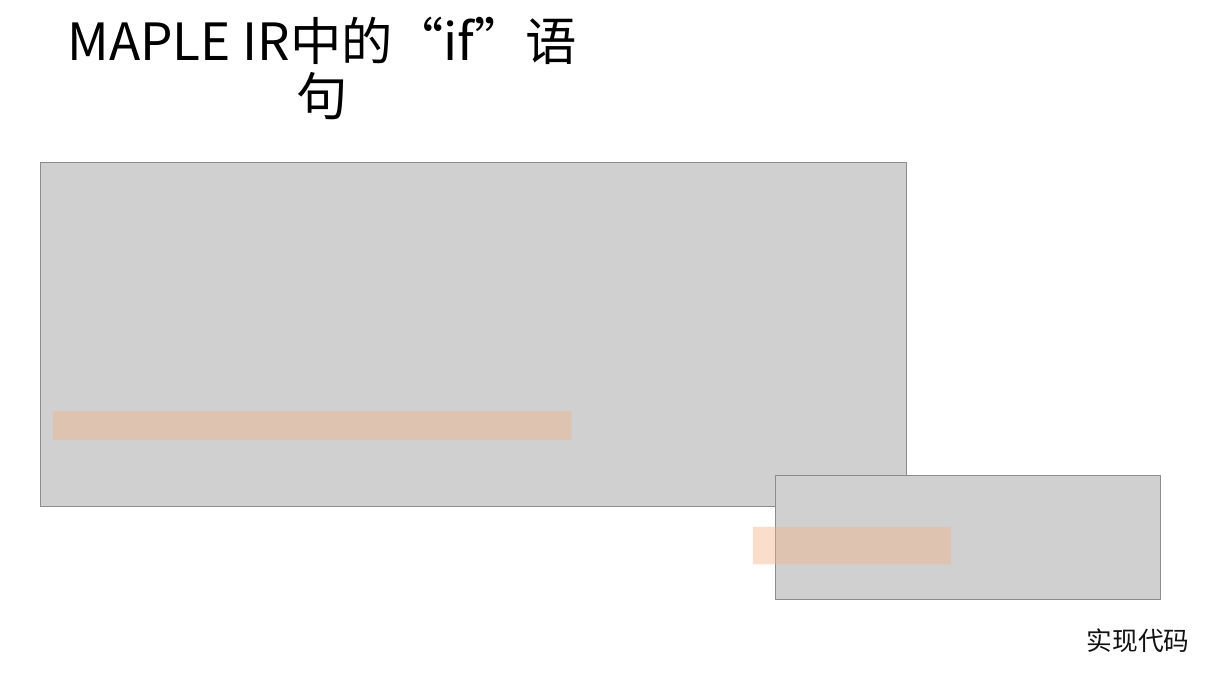
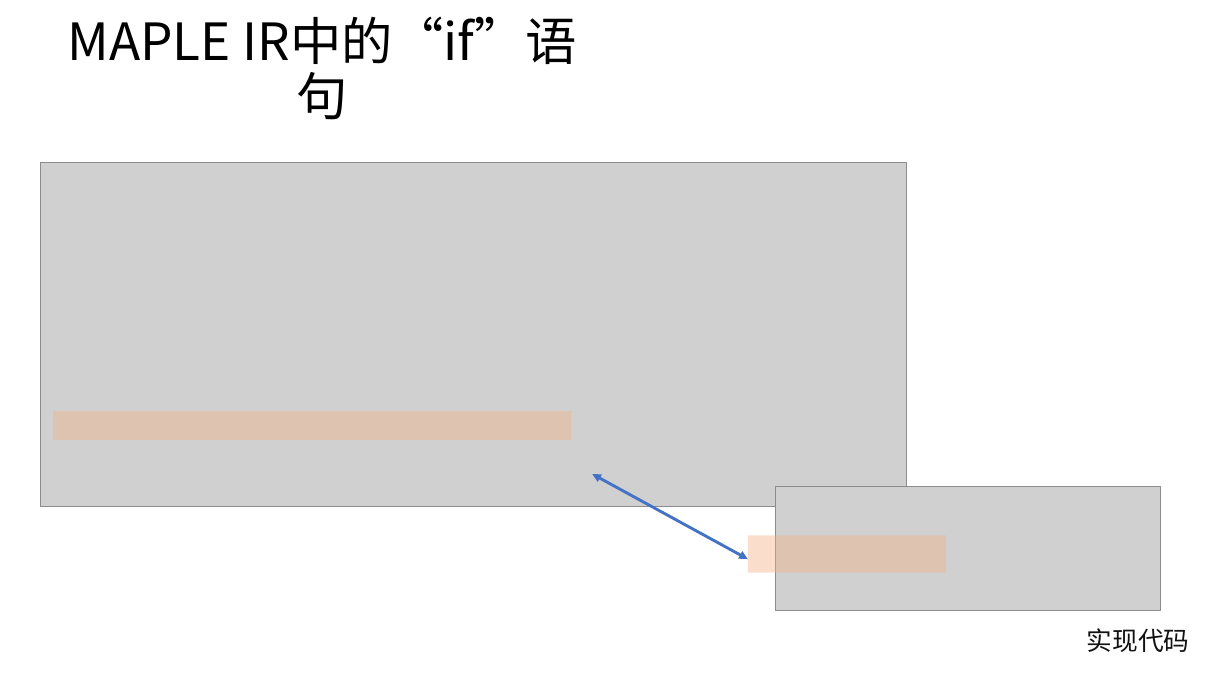
Before and after one commit to bupt-juniorTeam/OpenArkCompiler, a slide deck: slide 16 of 方舟编译器源码分析初稿.pptx (slide 15 before the commit). Drawn at 1232x693 pixels with LibreOffice and Linux fonts; fonts in the diff are those of the drawing; grey boxes stand for pictures. Boxes give left, top, right and bottom in pixels: in the first picture for what was removed or moved away, otherwise in the second. Text is boxed around its words. In the diff, an @@ line names an element or a change of style, - is before the commit and + after.

```diff
--- a/方舟编译器源码分析初稿.pptx
+++ b/方舟编译器源码分析初稿.pptx
@@ double arrow added from (592, 474) to (748, 559), #4472C4 2.25 pt @@
@@ picture: place and size @@
-picture at (775, 476, 1161, 600)
+picture at (775, 487, 1161, 611)
@@ rectangle: place and size @@
-rectangle at (753, 527, 951, 565)
+rectangle at (748, 535, 945, 573)
```
Also in this commit, not shown: 5 other slides changed, 2 slides removed.
